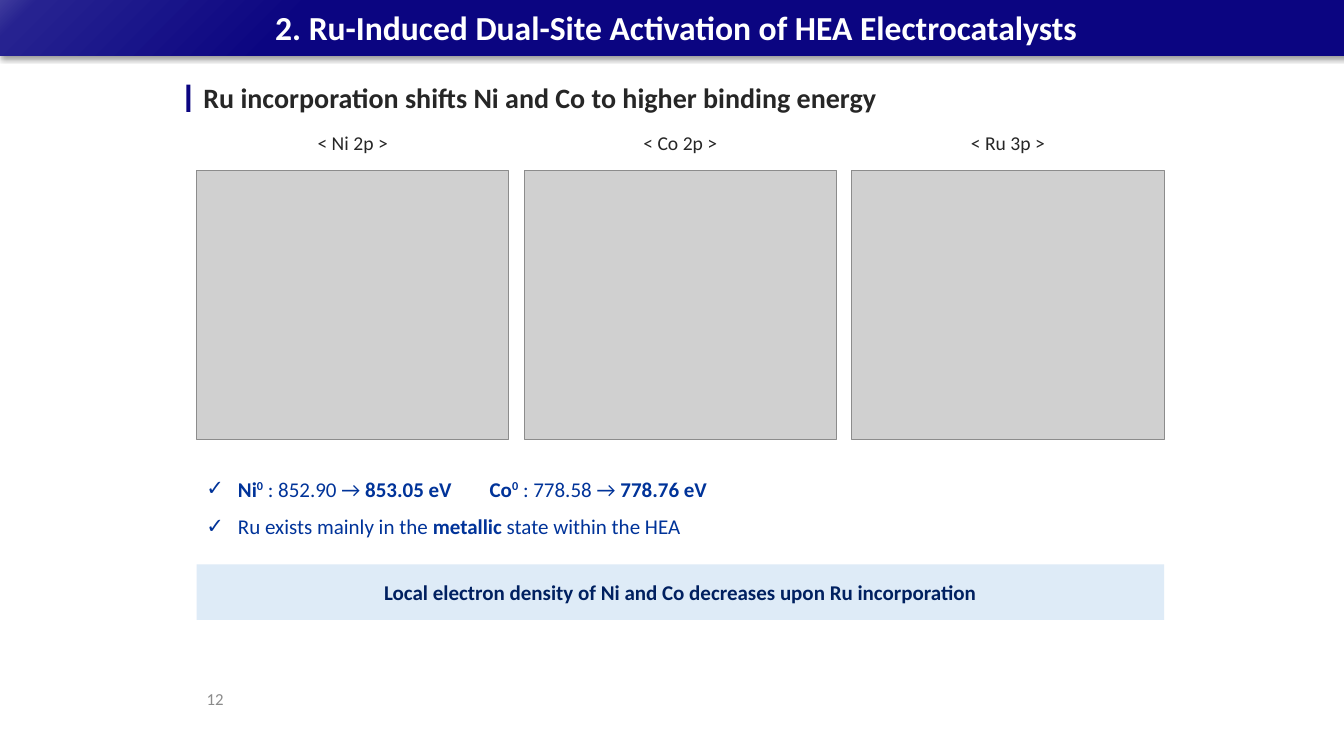
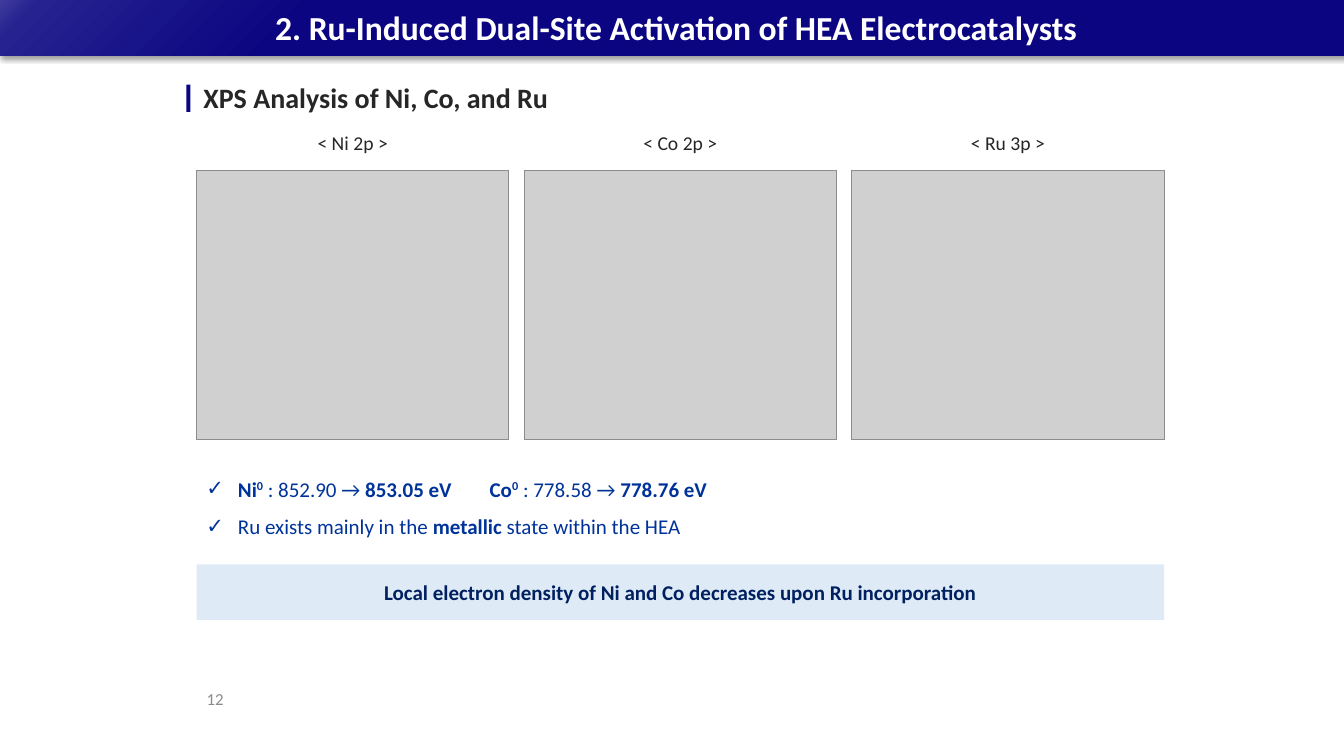
Before and after one commit to limsj0204/letter, a slide deck: slide 12 of 학위논문_디펜스_발표자료_5시료.pptx. Drawn at 1344x756 pixels with LibreOffice and Linux fonts; fonts in the diff are those of the drawing; grey boxes stand for pictures. Boxes give left, top, right and bottom in pixels: in the first picture for what was removed or moved away, otherwise in the second. Text is boxed around its words. In the diff, an @@ line names an element or a change of style, - is before the commit and + after.

```diff
--- a/학위논문_디펜스_발표자료_5시료.pptx
+++ b/학위논문_디펜스_발표자료_5시료.pptx
@@ text at [203,88,548,113]: text changed @@
-Ru incorporation shifts Ni and Co to higher binding energy
+XPS Analysis of Ni, Co, and Ru
```
Also in this commit, not shown: 32 other slides changed.
